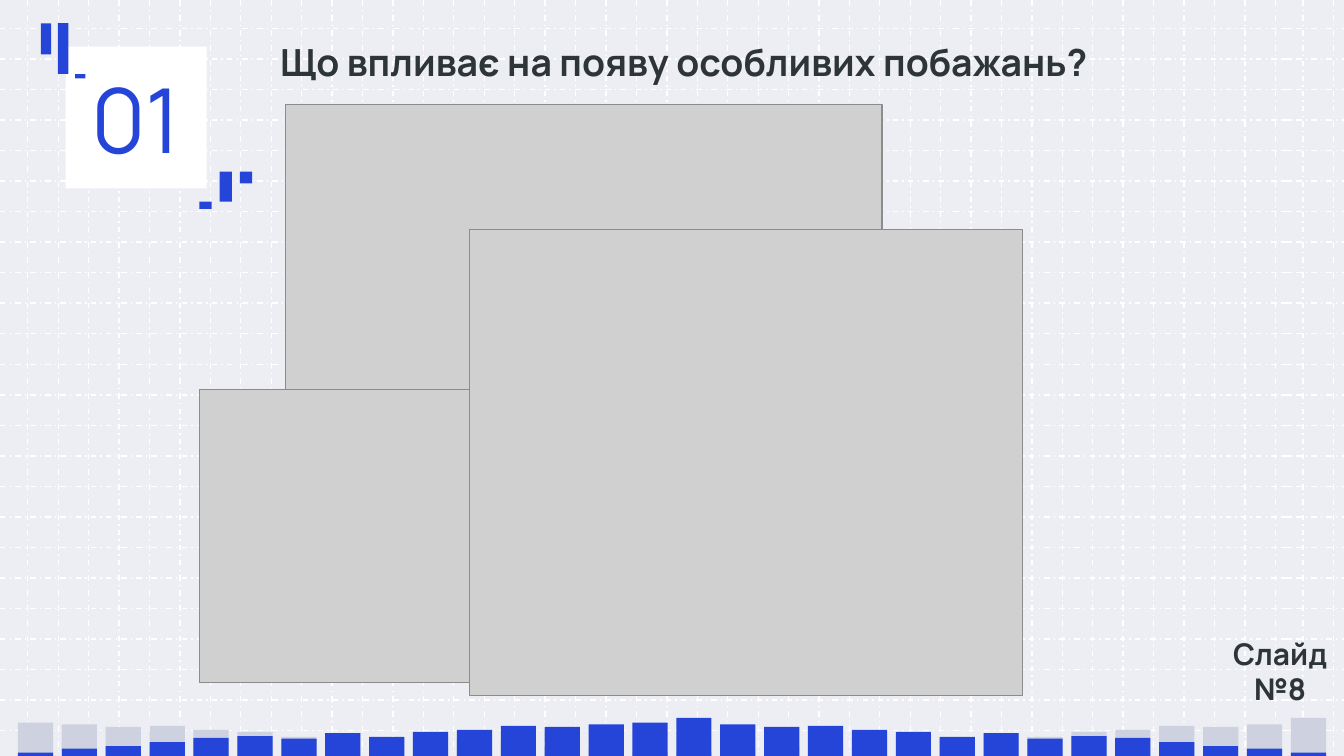
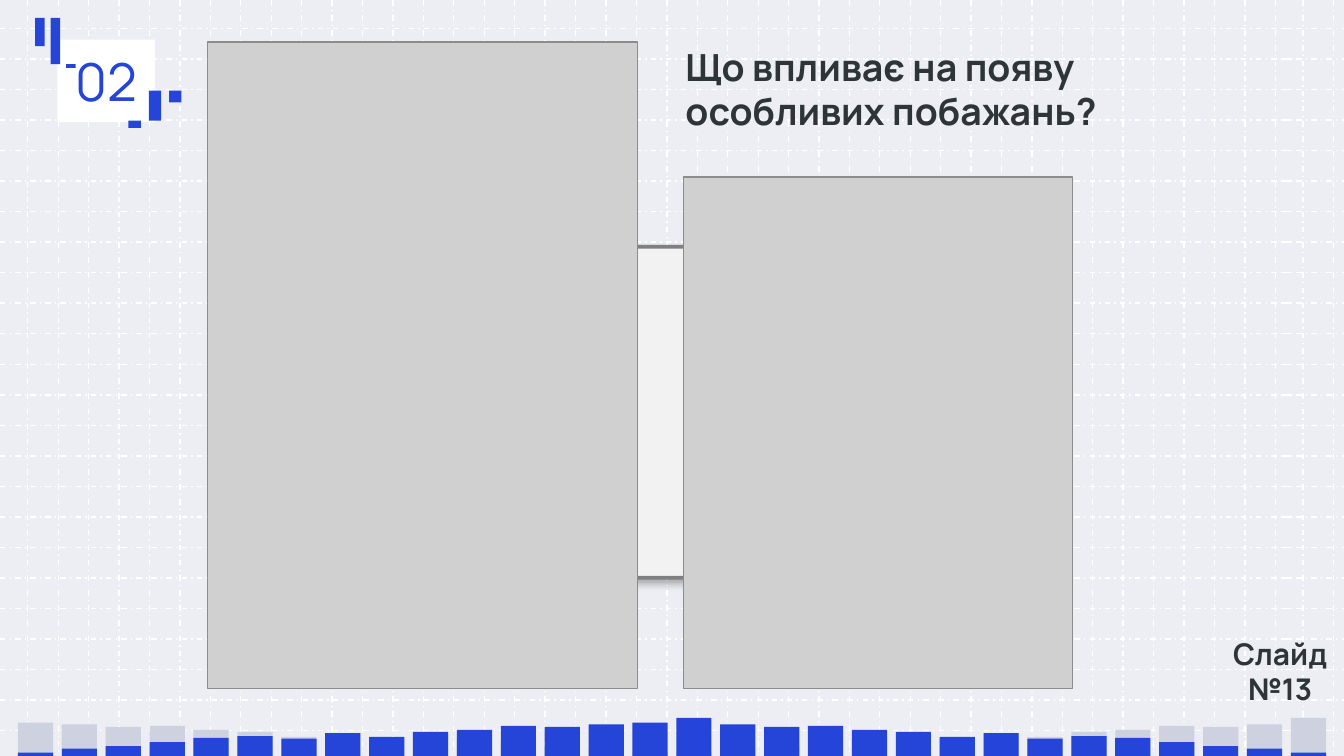
Before and after one commit to damyr-zaichenko/data_analysis_labs, a slide deck: slide 13 of lab3/Лабораторна 3.pptx (slide 9 before the commit). Drawn at 1344x756 pixels with LibreOffice and Linux fonts; fonts in the diff are those of the drawing; grey boxes stand for pictures. Boxes give left, top, right and bottom in pixels: in the first picture for what was removed or moved away, otherwise in the second. Text is boxed around its words. In the diff, an @@ line names an element or a change of style, - is before the commit and + after.

```diff
--- a/lab3/Лабораторна 3.pptx
+++ b/lab3/Лабораторна 3.pptx
@@ freeform shape: place and size @@
-freeform shape at bbox=[40, 23, 51, 54]
+freeform shape at bbox=[35, 17, 44, 46]
@@ freeform shape: place and size @@
-freeform shape at bbox=[58, 23, 69, 74]
+freeform shape at bbox=[51, 17, 60, 63]
@@ title added at bbox=[58, 40, 156, 122], fill #FFFFFF, 28 pt, text #2544D8 @@
+02
@@ title removed at bbox=[66, 47, 207, 190] @@
-01
@@ picture added at bbox=[207, 42, 637, 688] @@
@@ title "Що впливає на появу особливих ..." rewrapped from bbox=[280, 48, 1087, 85] to bbox=[685, 54, 1096, 126] @@
@@ freeform shape: place and size @@
-freeform shape at bbox=[75, 74, 86, 78]
+freeform shape at bbox=[66, 65, 75, 69]
@@ 3 freeform shapes: place and size @@
-3 freeform shapes at bbox=[199, 172, 253, 208]
+3 freeform shapes at bbox=[129, 91, 181, 128]
@@ picture removed at bbox=[286, 105, 883, 683] @@
@@ picture: place and size @@
-picture at bbox=[469, 230, 1023, 696]
+picture at bbox=[684, 177, 1073, 689]
@@ rounded rectangle added at bbox=[517, 247, 770, 578], fill #F2F2F2, outline #808080 2 pt @@
@@ picture removed at bbox=[199, 390, 746, 683] @@
@@ text at bbox=[1233, 642, 1327, 701]: text changed @@
-Слайд №8
+Слайд №13
```
Also in this commit, not shown: 11 other slides changed, 7 slides added, 8 slides removed.
